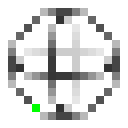
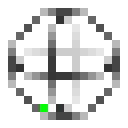
Layer changes from the first (128, 128) image to the second:
painted on "x_gate.png" over [32, 104, 48, 112]
